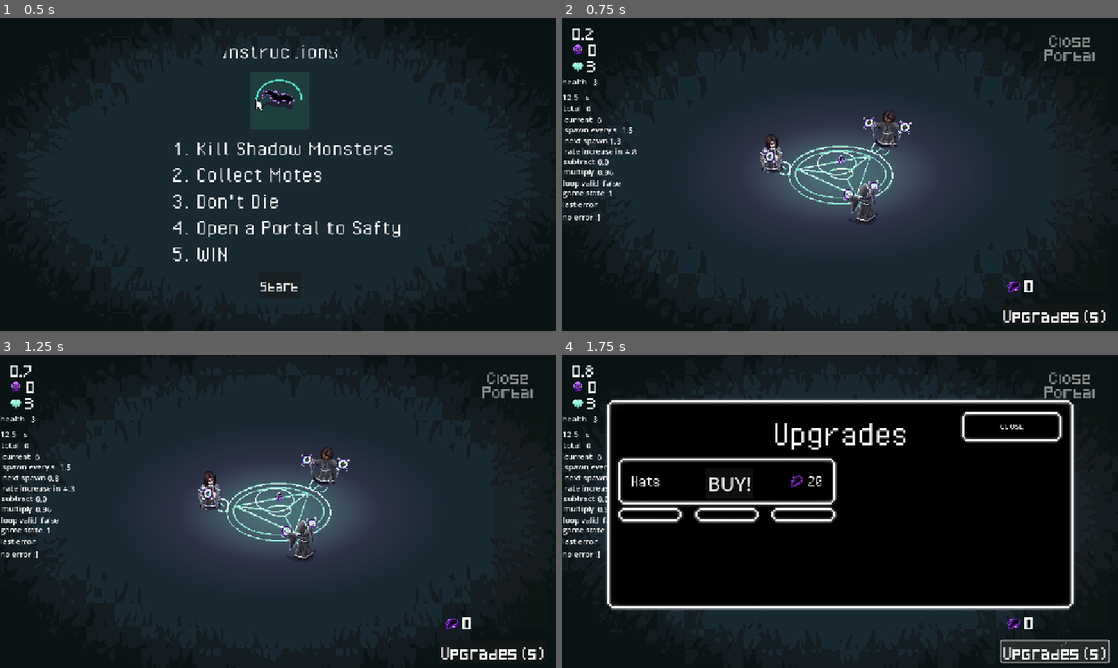
Above: before the commit, frames 1-4 (two rows, left to right).
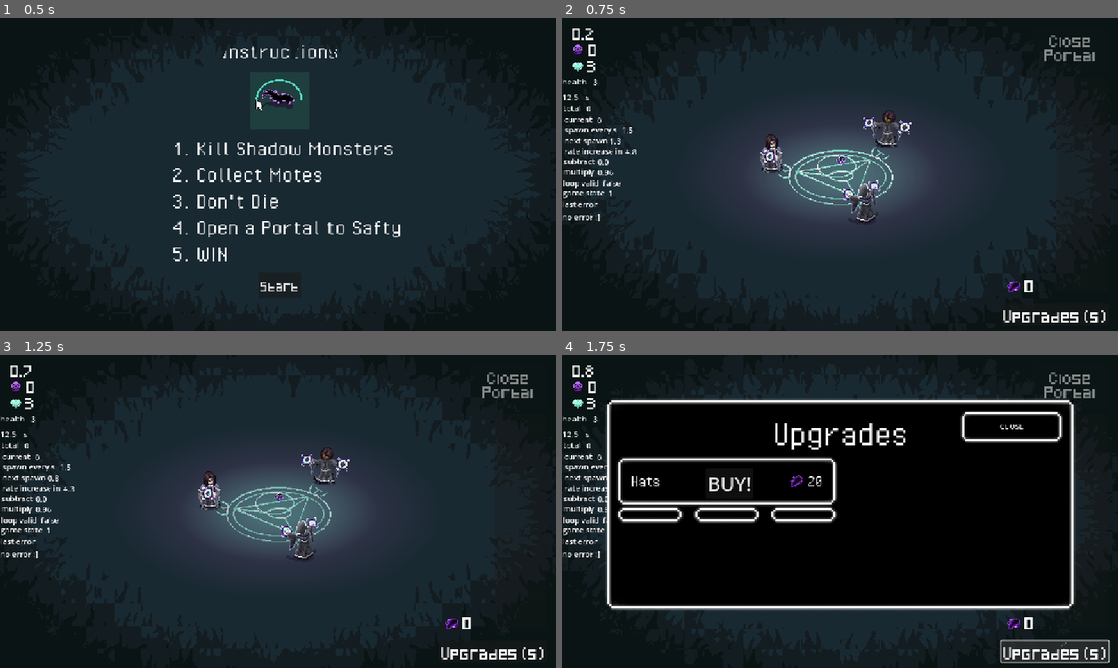
Above: after the commit, the same moments.

Repository: alifeee/loop
Game: Godot game, scene res://scenes/main.tscn
The game is run twice, just before and just after one commit, with the same random seed, the same clock (stepped at 60 frames per second) and the same inputs. The engine's default icon, where the game draws it, is replaced by a stand-in: a white triangle on a blue panel in a dark square.
Inputs:
- Up to frame 1 (0.5 s): no input
- Up to frame 2 (0.75 s): click "Start" at 0.5 s
- Up to frame 3 (1.25 s): no input
- Up to frame 4 (1.75 s): click "Upgrades (s)" at 1.25 s

Frame 1 is identical in both runs. In frame 2, 1.1% of the frame differs, in the area x 38-60%, y 39-62%; in frame 3, 1.1%; in frame 4, nothing differs.

Commit message:
Make the pentagram flicker

Diff:
--- a/scenes/main.tscn
+++ b/scenes/main.tscn
@@ -197,6 +197,13 @@
 position = Vector2(-13, 79)
 scale = Vector2(1.17969, 1.26172)
 texture = ExtResource("2_tbgi4")
+script = ExtResource("14_muem4")
+base_size = 1.18
+alpha_flickering = true
+base_alpha = 0.8
+alpha_amplitude = 0.2
+flicker_time_min = 0.05
+flicker_time_max = 0.1
 
 [node name="AnimatedSprite2D" type="AnimatedSprite2D" parent="Centre"]
 position = Vector2(1, -33.625)
Not shown: 2 places in scenes/main.tscn that only renumber resources
